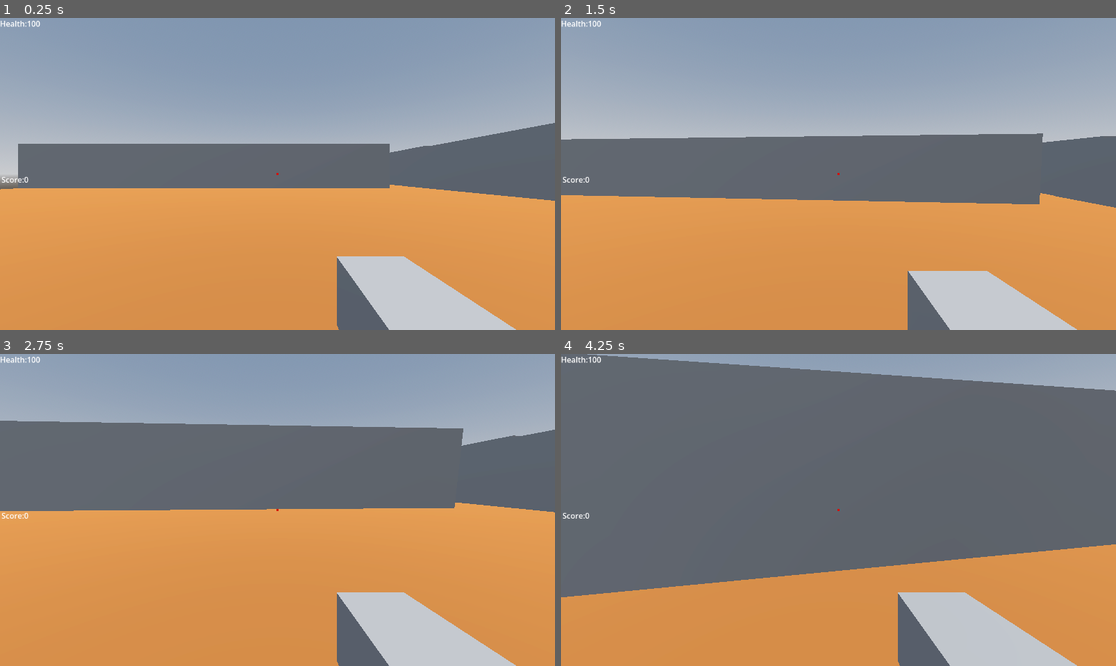
Above: before the commit, frames 1-4 (two rows, left to right).
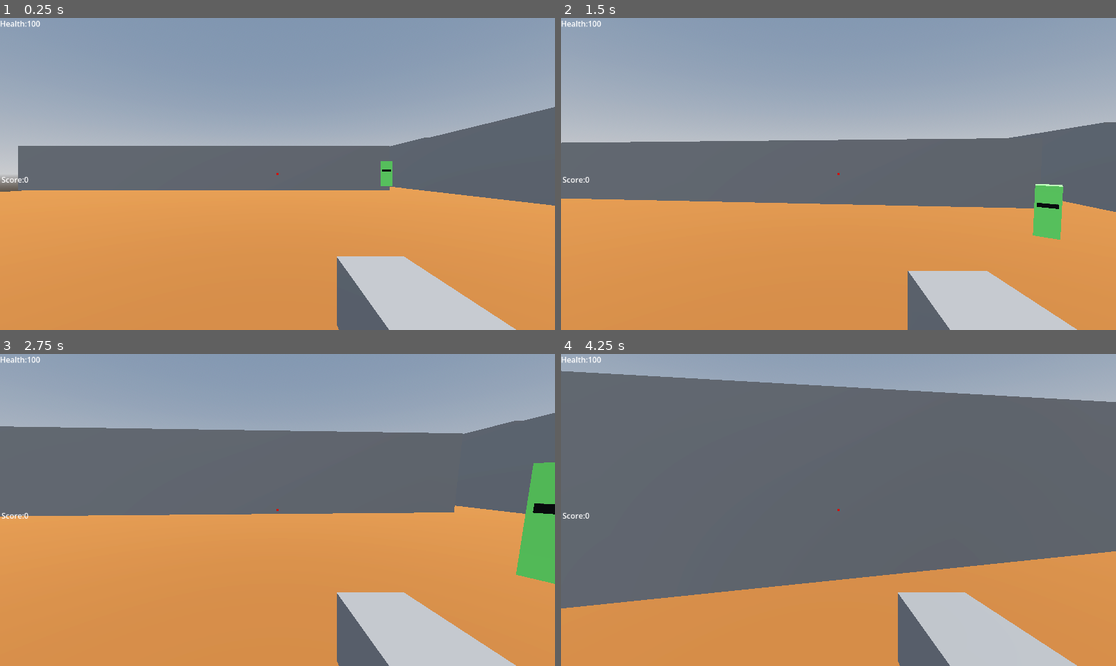
Above: after the commit, the same moments.

Repository: mohsin111111111/pkbg
Game: Godot game, scene res://world.tscn
Two runs of this game, one before a commit and one after it. Both use one fixed random seed, a clock stepped at 60 frames per second and the inputs below.
Inputs (mouse positions are in pixels of both pictures, inside the frame that each line leads up to):
- Up to frame 1 (0.25 s): no input
- Up to frame 2 (1.5 s): tap Enter (ui_accept) at 0.5, 0.77 s; move the mouse to (866, 174) at 0.52 s; hold Up (ui_up) from 0.53 s (still down); click (866, 174) at 0.6 s; move the mouse to (810, 174) at 1.27 s; right-click (810, 174) at 1.35 s
- Up to frame 3 (2.75 s): keep holding Up (ui_up); tap Enter (ui_accept) at 1.52 s; click (249, 510) at 1.55 s; move the mouse to (288, 503) at 2.02 s; click (288, 503) at 2.1 s
- Up to frame 4 (4.25 s): keep holding Up (ui_up); move the mouse to (832, 516) at 2.77 s; tap Shift (sprint) at 2.85 s; tap Enter (ui_accept) at 3.02, 3.77 s; click (832, 516) at 3.05 s; move the mouse to (877, 513) at 3.52 s; tap Alt at 3.6 s; click (877, 513) at 3.8 s; tap R (reload) at 4.15 s

The runs differ from the first frame. In frame 1, 2.5% of the frame differs, in the area x 0-100%, y 28-61%; in frame 2, 3.5%; in frame 3, 5.6%; in frame 4, 7.7%, in the area x 0-100%, y 0-82%.

Commit message:
i made bullets fly and look real

Diff:
--- a/enemy.gd
+++ b/enemy.gd
@@ -6,8 +6,13 @@
 @export var is_guard = false
 var key_blueprint = preload("res://red_key.tscn")
 var player = null
+@onready var gun_ray = $GunRay
+var can_shoot = true
+var gun_damage = 10
 func _ready():
 	print("A zombie just spawnned! Is it a guard?" , is_guard)
+	if gun_ray != null:
+		gun_ray.add_exception(self)
 
 func _physics_process(delta):
 	if not is_on_floor():
@@ -23,8 +28,18 @@
 		elif is_guard == true:
 			velocity.x = 0
 			velocity.z = 0
+			fire_at_player()
 		look_at(Vector3(player.global_position.x, global_position.y, player.global_position.z),Vector3.UP)
 	move_and_slide()
+func fire_at_player():
+	if can_shoot and gun_ray.is_colliding():
+		var hit_object = gun_ray.get_collider()
+		if hit_object.is_in_group("Player") and hit_object.has_method("take_damage"):
+			hit_object.take_damage(gun_damage)
+			print("Guard shot the player for ", gun_damage, "damage!")
+			can_shoot = false
+			await get_tree().create_timer(1.5).timeout
+			can_shoot = true
 func take_damage():
 	health -= 1
 	print("Body took damage! Health is now: ", health)
--- a/enemy.tscn
+++ b/enemy.tscn
@@ -12,13 +12,14 @@
 [sub_resource type="SphereShape3D" id="SphereShape3D_4gyqm"]
 radius = 1.5
 
+[sub_resource type="StandardMaterial3D" id="StandardMaterial3D_4gyqm"]
+albedo_color = Color(0, 0.003921569, 0.003921569, 1)
+
 [sub_resource type="SphereShape3D" id="SphereShape3D_7k104"]
 radius = 0.7501762
 
-[sub_resource type="StandardMaterial3D" id="StandardMaterial3D_4gyqm"]
-albedo_color = Color(0, 0.003921569, 0.003921569, 1)
-
 [node name="Enemy" type="CharacterBody3D" unique_id=520630786]
+collision_layer = 2
 script = ExtResource("1_7k104")
 
 [node name="CSGBox3D" type="CSGBox3D" parent="." unique_id=2076974408]
@@ -36,16 +37,21 @@
 [node name="CollisionShape3D" type="CollisionShape3D" parent="AttackZone" unique_id=1166689608]
 shape = SubResource("SphereShape3D_4gyqm")
 
-[node name="Head" type="Area3D" parent="AttackZone" unique_id=1181387556]
-transform = Transform3D(1, 0, 0, 0, 1, 0, 0, 0, 1, 0, 1.3960447, 0)
-script = ExtResource("2_4gyqm")
-
-[node name="CollisionShape3D" type="CollisionShape3D" parent="AttackZone/Head" unique_id=42148296]
-shape = SubResource("SphereShape3D_7k104")
-
 [node name="Visor" type="CSGBox3D" parent="." unique_id=3874964]
 transform = Transform3D(1, 0, 0, 0, 1, 0, 0, 0, 1, 0, 0.3, -0.5)
 size = Vector3(0.8, 0.2, 0.1)
 material = SubResource("StandardMaterial3D_4gyqm")
 
+[node name="Head" type="Area3D" parent="." unique_id=1181387556]
+transform = Transform3D(1, 0, 0, 0, 1, 0, 0, 0, 1, 0, 1.2379675, 0)
+collision_layer = 4
+script = ExtResource("2_4gyqm")
+
+[node name="CollisionShape3D" type="CollisionShape3D" parent="Head" unique_id=42148296]
+shape = SubResource("SphereShape3D_7k104")
+
+[node name="GunRay" type="RayCast3D" parent="." unique_id=470458395]
+transform = Transform3D(1, 0, 0, 0, 1, 0, 0, 0, 1, 0, 1, 0)
+target_position = Vector3(0, 0, -40)
+
 [connection signal="body_entered" from="AttackZone" to="." method="_on_attack_zone_body_entered"]
--- a/player.tscn
+++ b/player.tscn
@@ -3,6 +3,7 @@
 [ext_resource type="Script" uid="uid://dvphdk3alnw0e" path="res://player.gd" id="1_4flbx"]
 
 [sub_resource type="CapsuleShape3D" id="CapsuleShape3D_onrkg"]
+height = 2.416504
 
 [sub_resource type="BoxMesh" id="BoxMesh_4flbx"]
 size = Vector3(0.3, 0.6, 0.3)
@@ -11,15 +12,16 @@
 script = ExtResource("1_4flbx")
 
 [node name="CollisionShape3D" type="CollisionShape3D" parent="." unique_id=214602291]
+transform = Transform3D(1, 0, 0, 0, 1, 0, 0, 0, 1, 0, 0.20825195, 0)
 shape = SubResource("CapsuleShape3D_onrkg")
 
 [node name="Camera3D" type="Camera3D" parent="." unique_id=1222297623]
-transform = Transform3D(1, 0, 0, 0, 1, 0, 0, 0, 1, 0, 0.7497239, 0)
+transform = Transform3D(1, 0, 0, 0, 1, 0, 0, 0, 1, 0, 1.0648696, 0)
 
 [node name="RayCast3D" type="RayCast3D" parent="Camera3D" unique_id=1775160092]
-transform = Transform3D(1, 0, 0, 0, 1, 0, 0, 0, 1, -0.014034271, -0.07722318, -1.3876526)
 target_position = Vector3(0, 0, -50)
 collision_mask = 7
+collide_with_areas = true
 
 [node name="MeshInstance3D" type="MeshInstance3D" parent="Camera3D" unique_id=1481594176]
 transform = Transform3D(1, 0, 0, 0, -4.371139e-08, 1, 0, -1, -4.371139e-08, 0.4128424, -0.51691437, -0.6042544)
--- /dev/null
+++ b/tracer.gd
@@ -0,0 +1,7 @@
+extends Node3D
+const SPEED = 40
+func _ready():
+	await get_tree().create_timer(1.0).timeout
+	queue_free()
+func _process(delta):
+	global_position += -global_transform.basis.z * SPEED * delta
--- /dev/null
+++ b/tracer.tscn
@@ -0,0 +1,17 @@
+[gd_scene format=3 uid="uid://pncim4jbrdj4"]
+
+[ext_resource type="Script" uid="uid://bs25c7ma084p8" path="res://tracer.gd" id="1_yt2qg"]
+
+[sub_resource type="StandardMaterial3D" id="StandardMaterial3D_hhrec"]
+shading_mode = 0
+albedo_color = Color(1, 0.5137255, 0, 1)
+
+[sub_resource type="BoxMesh" id="BoxMesh_wwgdn"]
+material = SubResource("StandardMaterial3D_hhrec")
+size = Vector3(0.05, 0.05, 1)
+
+[node name="Tracer" type="Node3D" unique_id=597463422]
+script = ExtResource("1_yt2qg")
+
+[node name="MeshInstance3D" type="MeshInstance3D" parent="." unique_id=1933249325]
+mesh = SubResource("BoxMesh_wwgdn")
--- a/world.tscn
+++ b/world.tscn
@@ -55,17 +55,17 @@
 [node name="Wall2" type="CSGBox3D" parent="." unique_id=1605407375]
 transform = Transform3D(0.008726561, 0, 0.9999619, 0, 1, 0, -0.9999619, 0, 0.008726561, 0.16716093, 2.0475225, -19.154688)
 use_collision = true
-size = Vector3(36.972958, 5.3, 1)
+size = Vector3(36.973, 8, 1)
 
 [node name="Wall4" type="CSGBox3D" parent="." unique_id=958683363]
 transform = Transform3D(0.008726561, 0, 0.9999619, 0, 1, 0, -0.9999619, 0, 0.008726561, -0.3533504, 1.8707523, 20.830757)
 use_collision = true
-size = Vector3(51.377964, 5.3, 1)
+size = Vector3(51.378, 8, 1)
 
 [node name="Wall3" type="CSGBox3D" parent="." unique_id=1381937975]
 transform = Transform3D(0.008726561, 0, 0.9999619, 0, 1, 0, -0.9999619, 0, 0.008726561, 0.3122079, 2.0475225, -45.333553)
 use_collision = true
-size = Vector3(8.89302, 5.3, 1)
+size = Vector3(8.893, 8, 1)
 
 [node name="RedDoor" parent="." unique_id=1907407992 instance=ExtResource("1_aqk2v")]
 transform = Transform3D(1, 0, 0, 0, 1, 0, 0, 0, 1, 32.328716, 1.7119827, 45.991158)
@@ -74,7 +74,7 @@
 environment = SubResource("Environment_aqk2v")
 
 [node name="Enemy" parent="." unique_id=520630786 instance=ExtResource("2_fj7yv")]
-transform = Transform3D(1, 0, 0, 0, 1, 0, 0, 0, 1, -3.8645117, 1.843965, -12.05434)
+transform = Transform3D(1, 0, 0, 0, 1, 0, 0, 0, 1, -7.404341, 1.843965, 3.3318949)
 
 [node name="Enemy2" parent="." unique_id=1530459836 instance=ExtResource("2_fj7yv")]
 transform = Transform3D(1, 0, 0, 0, 1, 0, 0, 0, 1, -40.22572, 2.0676956, -41.26921)
@@ -122,8 +122,20 @@
 size = Vector3(2, 1.5, 2)
 material = SubResource("StandardMaterial3D_pkg7o")
 
+[node name="SupplyCrate_Low2" type="CSGBox3D" parent="." unique_id=523861279]
+transform = Transform3D(1, 0, 0, 0, 1, 0, 0, 0, 1, 8.677999, -0.18717098, 2.2592454)
+use_collision = true
+size = Vector3(2, 1.5, 2)
+material = SubResource("StandardMaterial3D_pkg7o")
+
 [node name="SupplyCrate_High" type="CSGBox3D" parent="." unique_id=328694119]
 transform = Transform3D(1, 0, 0, 0, 1, 0, 0, 0, 1, 3.4275875, 0, -1.506515)
+use_collision = true
+size = Vector3(2, 3, 2)
+material = SubResource("StandardMaterial3D_pkg7o")
+
+[node name="SupplyCrate_High2" type="CSGBox3D" parent="." unique_id=217363953]
+transform = Transform3D(1, 0, 0, 0, 1, 0, 0, 0, 1, 6.9494762, 0, 2.2347212)
 use_collision = true
 size = Vector3(2, 3, 2)
 material = SubResource("StandardMaterial3D_pkg7o")
Not shown, added: tracer.gd.uid
